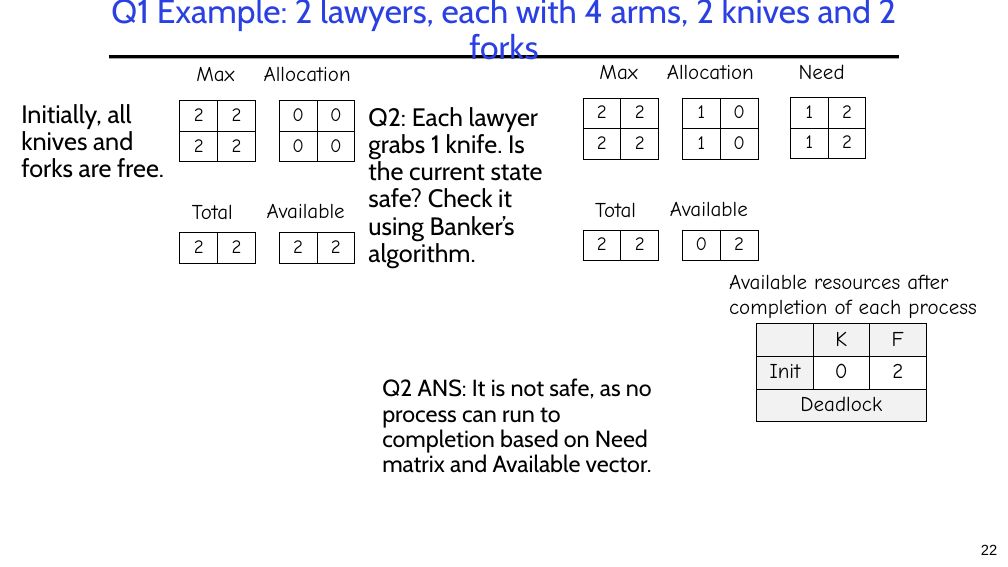
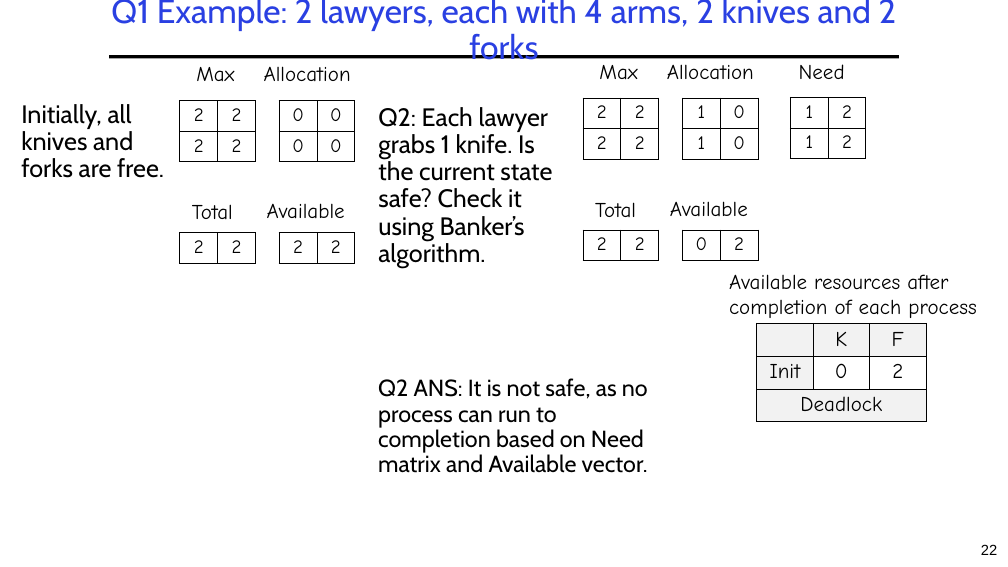
Before and after one commit to guhofstra/CSC256Fa25, a slide deck: slide 22 of PPTs/L4-Exercises ANS.pptx. Drawn at 1008x567 pixels with LibreOffice and Linux fonts; fonts in the diff are those of the drawing. Boxes give left, top, right and bottom in pixels: in the first picture for what was removed or moved away, otherwise in the second. Text is boxed around its words. In the diff, an @@ line names an element or a change of style, - is before the commit and + after.

```diff
--- a/PPTs/L4-Exercises ANS.pptx
+++ b/PPTs/L4-Exercises ANS.pptx
@@ text "Q2: Each lawyer grabs 1 ...": place and size @@
-text "Q2: Each lawyer grabs 1 ..." at bbox=[368, 107, 543, 268]
+text "Q2: Each lawyer grabs 1 ..." at bbox=[378, 107, 552, 268]
@@ text "Q2 ANS: It is not ...": place and size @@
-text "Q2 ANS: It is not ..." at bbox=[382, 378, 652, 473]
+text "Q2 ANS: It is not ..." at bbox=[378, 378, 648, 473]
```
Also in this commit, not shown: 1 other file.
